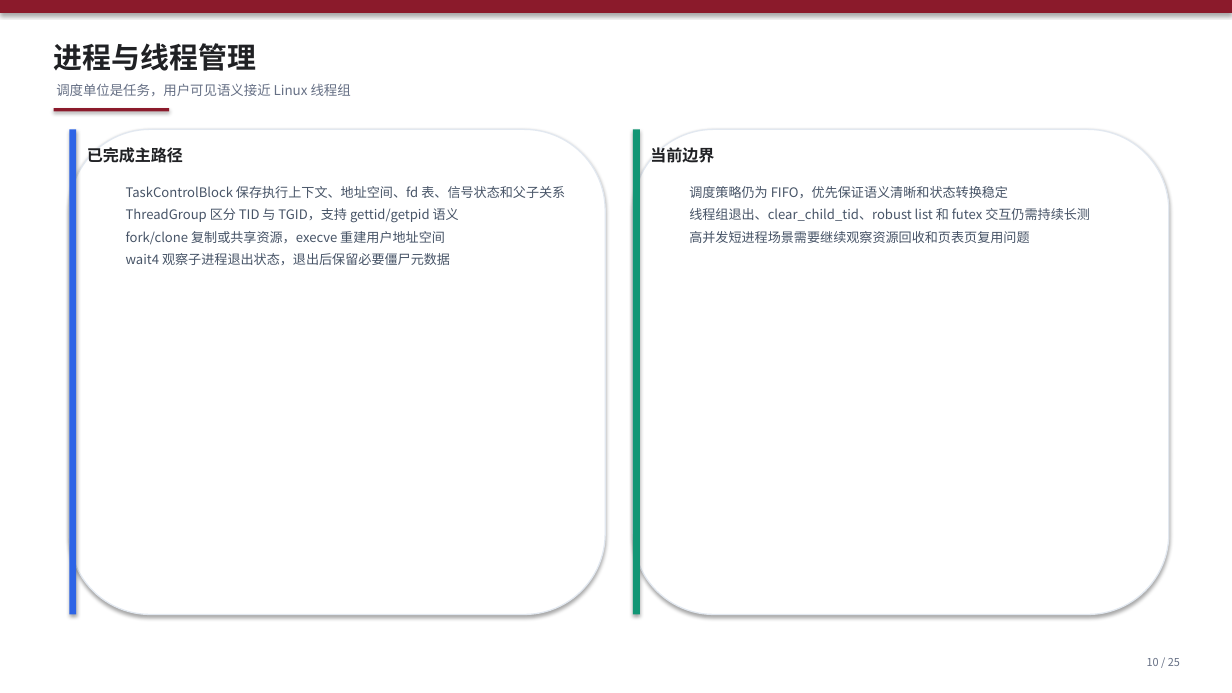
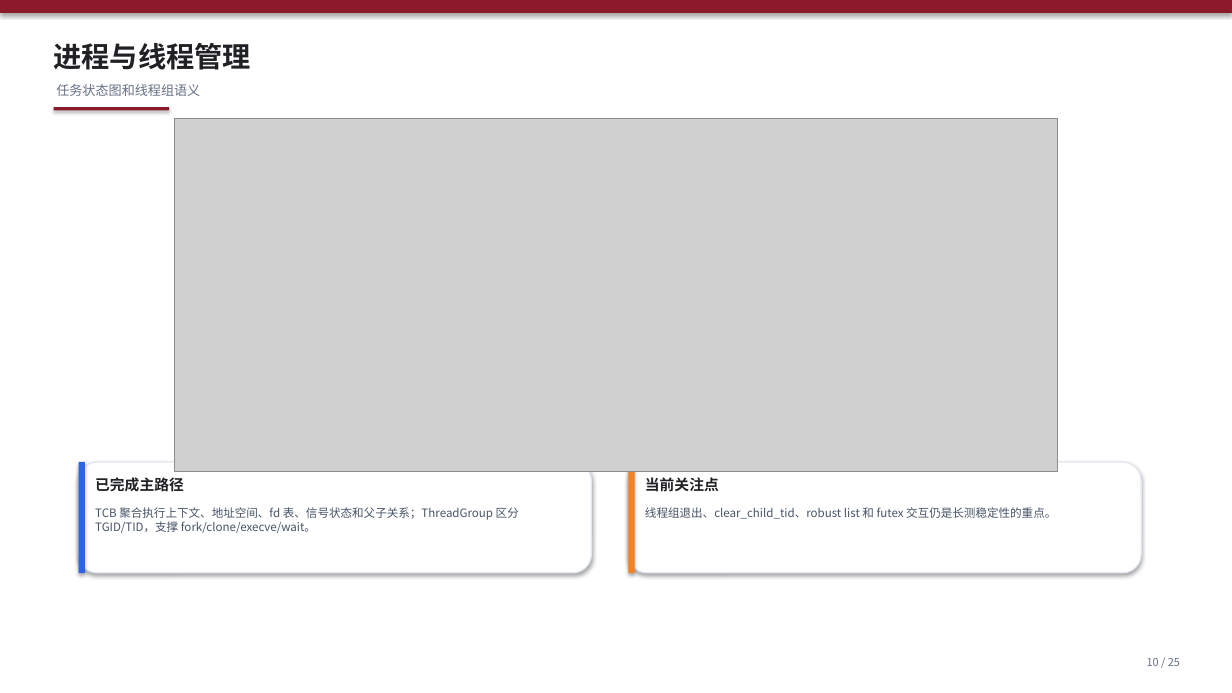
Before and after one commit to Solarpasserby/RespOS, a slide deck: slide 10 of docs/初赛文档/RespOS初赛进展汇报.pptx. Drawn at 1232x693 pixels with LibreOffice and Linux fonts; fonts in the diff are those of the drawing; grey boxes stand for pictures. Boxes give left, top, right and bottom in pixels: in the first picture for what was removed or moved away, otherwise in the second. Text is boxed around its words. In the diff, an @@ line names an element or a change of style, - is before the commit and + after.

```diff
--- a/docs/初赛文档/RespOS初赛进展汇报.pptx
+++ b/docs/初赛文档/RespOS初赛进展汇报.pptx
@@ text "进程与线程管理" at [54,43,251,70]: size 22.5 to 22 pt @@
@@ text at [56,84,200,96]: text changed; size 10.5 to 10.2 pt @@
-调度单位是任务，用户可见语义接近 Linux 线程组
+任务状态图和线程组语义
@@ picture added at [175,118,1057,471] @@
@@ rectangle removed at [69,129,76,615] @@
@@ rectangle removed at [633,129,640,615] @@
@@ text removed at [650,147,714,163] @@
-当前边界
@@ text removed at [689,186,1090,243] @@
-调度策略仍为 FIFO，优先保证语义清晰和状态转换稳定
-线程组退出、clear_child_tid、robust list 和 futex 交互仍需持续长测
-高并发短进程场景需要继续观察资源回收和页表页复用问题
@@ rounded rectangle: place and size @@
-rounded rectangle at [69,129,605,615]
+rounded rectangle at [79,462,592,573]
@@ rectangle added at [79,462,85,573], fill #2D64E6 @@
@@ text "已完成主路径": place and size @@
-text "已完成主路径" at [87,147,183,163]
+text "已完成主路径" at [95,477,184,492]
@@ text "已完成主路径" at [95,477,184,492]: size 12.5 to 11.5 pt @@
@@ rounded rectangle: place and size @@
-rounded rectangle at [633,129,1169,615]
+rounded rectangle at [628,462,1141,573]
@@ rectangle added at [628,462,635,573], fill #F58220 @@
@@ text added at [645,477,719,492], 11.5 pt, text #202124, bold @@
+当前关注点
@@ text at [95,507,519,533]: text changed; size 10.2 to 9 pt @@
-TaskControlBlock 保存执行上下文、地址空间、fd 表、信号状态和父子关系
-ThreadGroup 区分 TID 与 TGID，支持 gettid/getpid 语义
-fork/clone 复制或共享资源，execve 重建用户地址空间
-wait4 观察子进程退出状态，退出后保留必要僵尸元数据
+TCB 聚合执行上下文、地址空间、fd 表、信号状态和父子关系；ThreadGroup 区分 TGID/TID，支撑 fork/clone/execve/wait。
@@ text added at [645,507,1056,519], 9 pt, text #475467 @@
+线程组退出、clear_child_tid、robust list 和 futex 交互仍是长测稳定性的重点。
```
Also in this commit, not shown: 5 other slides changed, 7 slides added, 7 slides removed, 2 other files.
